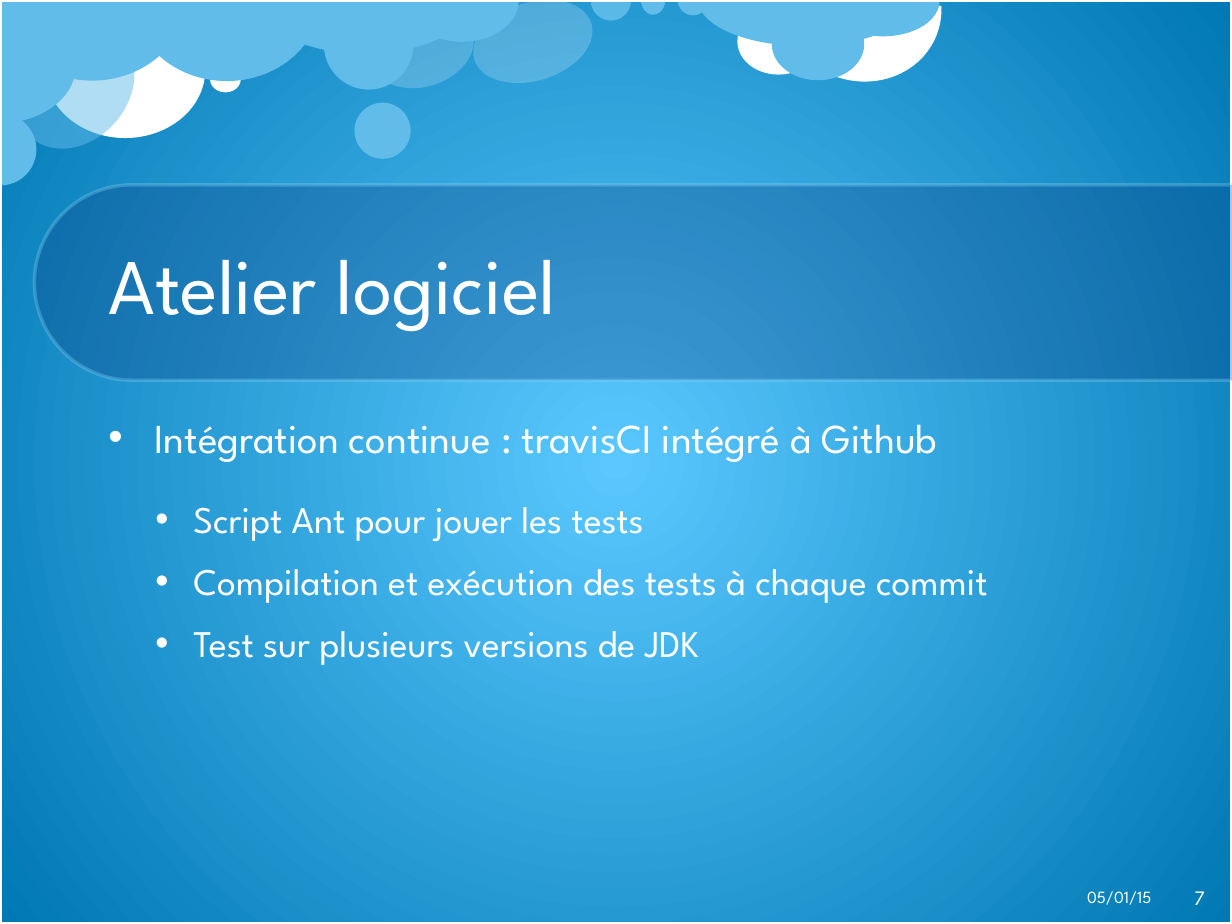
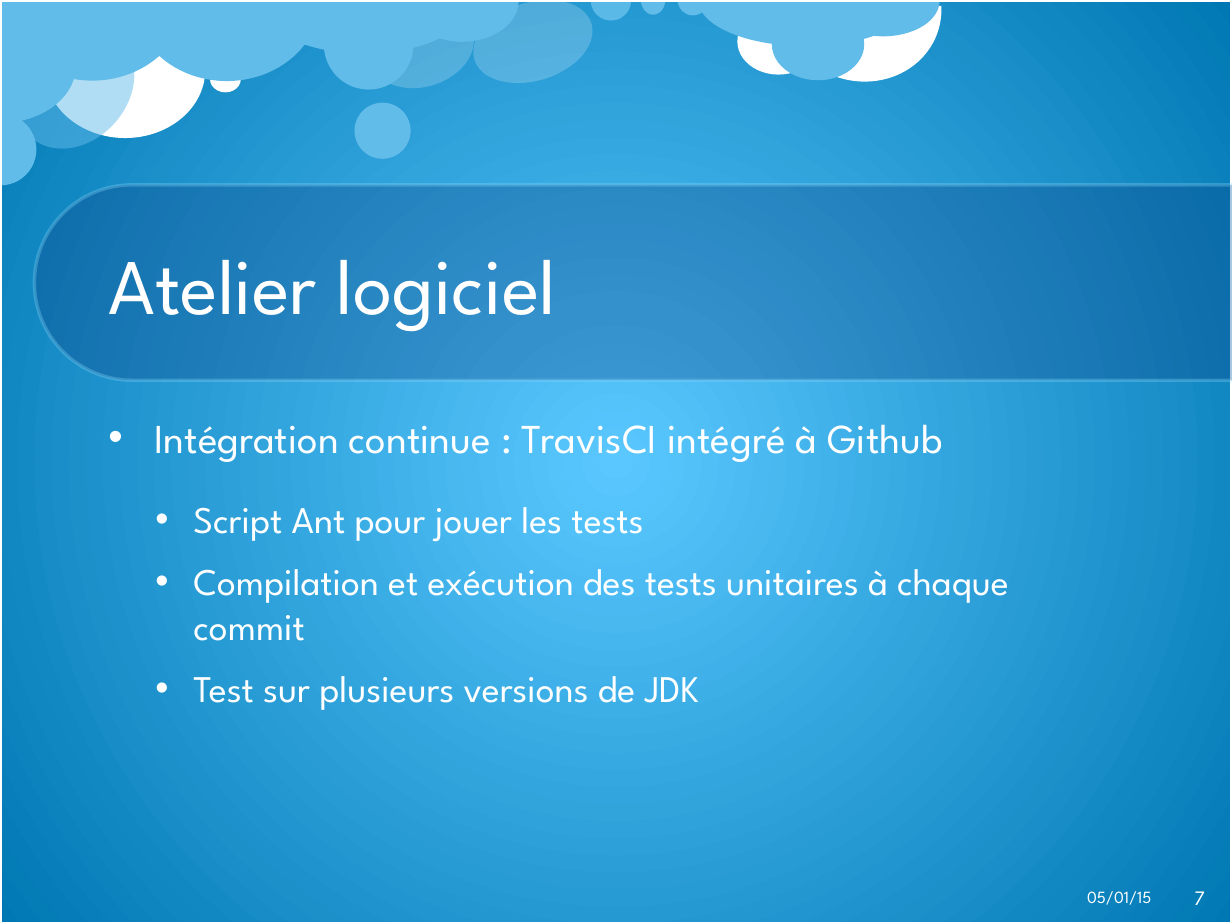
Before and after one commit to Aveys/Les-tresors-de-Java, a slide deck: slide 7 of Livraison/Soutenance.pptx. Drawn at 1232x924 pixels with LibreOffice and Linux fonts; fonts in the diff are those of the drawing; background and template pictures are left out. Boxes give left, top, right and bottom in pixels: in the first picture for what was removed or moved away, otherwise in the second. Text is boxed around its words. In the diff, an @@ line names an element or a change of style, - is before the commit and + after.

```diff
--- a/Livraison/Soutenance.pptx
+++ b/Livraison/Soutenance.pptx
@@ text at (x1=155, y1=424, x2=943, y2=462): text changed @@
-• Intégration continue : travisCI intégré à Github
+• Intégration continue : TravisCI intégré à Github
@@ text at (x1=193, y1=569, x2=1009, y2=641): text changed @@
-  • Compilation et exécution des tests à chaque commit
+  • Compilation et exécution des tests unitaires à chaque commit
```
Also in this commit, not shown: 8 other slides changed, 1 other file.
